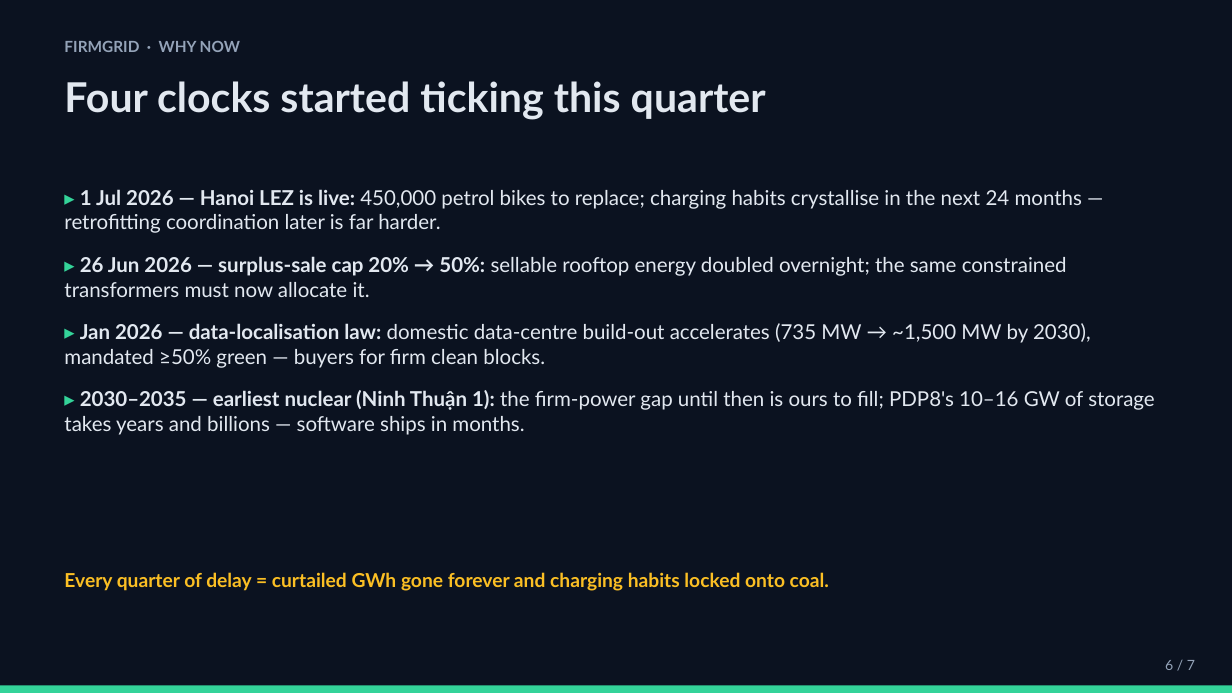
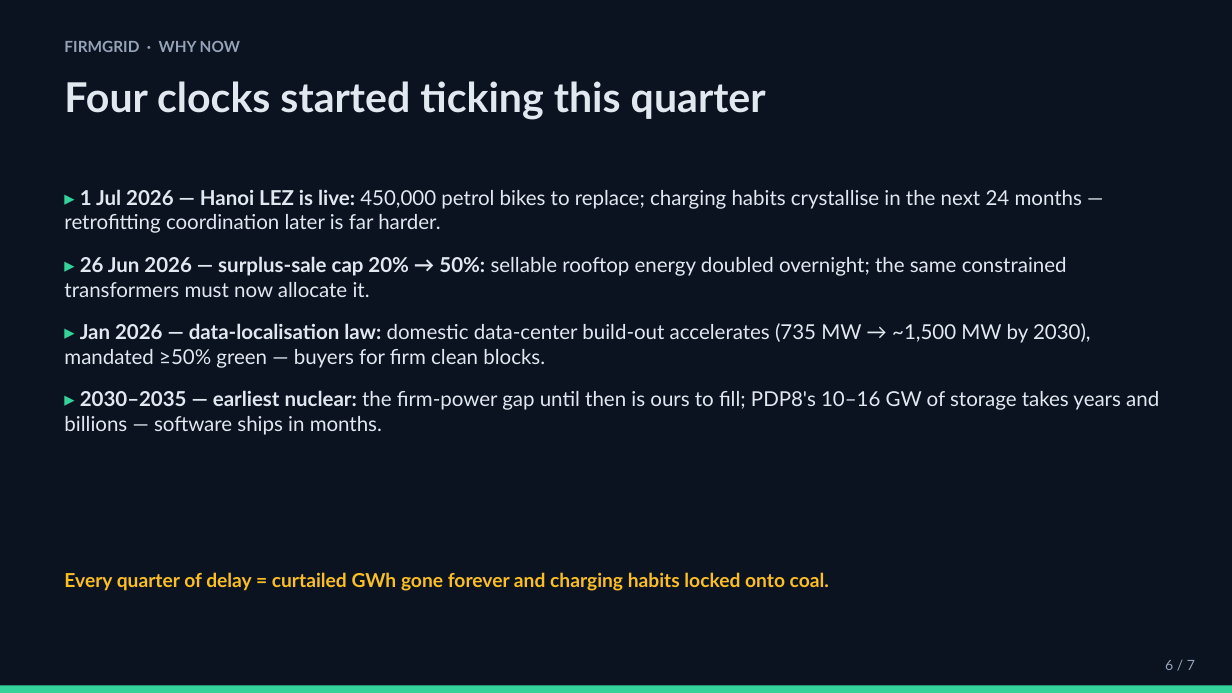
Before and after one commit to dangnguyen271/Solarr, a slide deck: slide 6 of firmgrid/documents/The Broke Three_FirmGrid_Slides.pptx. Drawn at 1232x693 pixels with LibreOffice and Linux fonts; fonts in the diff are those of the drawing. Boxes give left, top, right and bottom in pixels: in the first picture for what was removed or moved away, otherwise in the second. Text is boxed around its words. In the diff, an @@ line names an element or a change of style, - is before the commit and + after.

```diff
--- a/firmgrid/documents/The Broke Three_FirmGrid_Slides.pptx
+++ b/firmgrid/documents/The Broke Three_FirmGrid_Slides.pptx
@@ text at (64,323,1159,435): text changed @@
-▸ Jan 2026 — data-localisation law: domestic data-centre build-out accelerates (735 MW → ~1,500 MW by 2030), mandated ≥50% green — buyers for firm clean blocks.
-▸ 2030–2035 — earliest nuclear (Ninh Thuận 1): the firm-power gap until then is ours to fill; PDP8's 10–16 GW of storage takes years and billions — software ships in months.
+▸ Jan 2026 — data-localisation law: domestic data-center build-out accelerates (735 MW → ~1,500 MW by 2030), mandated ≥50% green — buyers for firm clean blocks.
+▸ 2030–2035 — earliest nuclear: the firm-power gap until then is ours to fill; PDP8's 10–16 GW of storage takes years and billions — software ships in months.
```
Also in this commit, not shown: 3 other slides changed, 5 other files.
